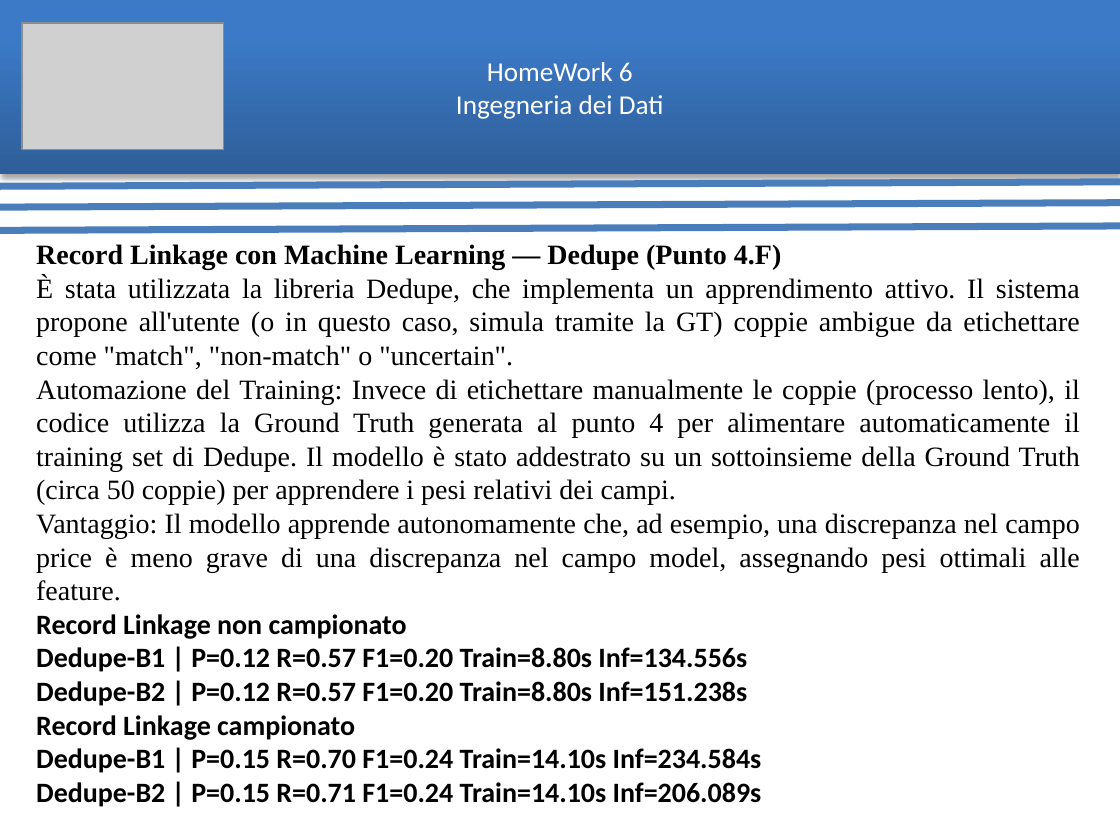
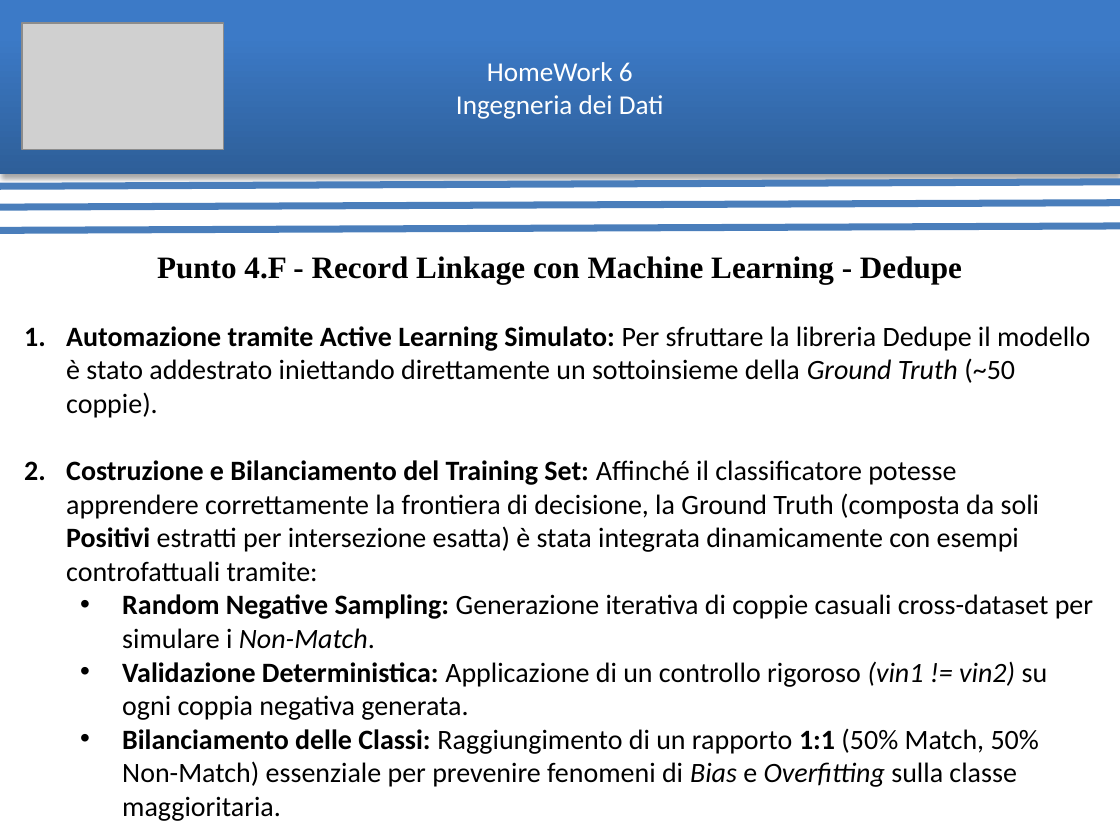
Before and after one commit to ArthexTheKing/Ingegneria-dei-Dati, a slide deck: slide 11 of Homework 6/pdf/Presentazione HomeWork 6.pptx (slide 10 before the commit). Drawn at 1120x840 pixels with LibreOffice and Linux fonts; fonts in the diff are those of the drawing; grey boxes stand for pictures. Boxes give left, top, right and bottom in pixels: in the first picture for what was removed or moved away, otherwise in the second. Text is boxed around its words. In the diff, an @@ line names an element or a change of style, - is before the commit and + after.

Commit message:
Update Presentazione

```diff
--- a/Homework 6/pdf/Presentazione HomeWork 6.pptx
+++ b/Homework 6/pdf/Presentazione HomeWork 6.pptx
@@ text at <box>66,256,1093,821</box>: text changed; font Times New Roman to Calibri @@
-Record Linkage con Machine Learning — Dedupe (Punto 4.F)
-È stata utilizzata la libreria Dedupe, che implementa un apprendimento attivo. Il sistema propone all'utente (o in questo caso, simula tramite la GT) coppie ambigue da etichettare come "match", "non-match" o "uncertain".
-Automazione del Training: Invece di etichettare manualmente le coppie (processo lento), il codice utilizza la Ground Truth generata al punto 4 per alimentare automaticamente il training set di Dedupe. Il modello è stato addestrato su un sottoinsieme della Ground Truth (circa 50 coppie) per apprendere i pesi relativi dei campi.
-Vantaggio: Il modello apprende autonomamente che, ad esempio, una discrepanza nel campo price è meno grave di una discrepanza nel campo model, assegnando pesi ottimali alle feature.
-Record Linkage non campionato
-Dedupe-B1 | P=0.12 R=0.57 F1=0.20 Train=8.80s Inf=134.556s
-Dedupe-B2 | P=0.12 R=0.57 F1=0.20 Train=8.80s Inf=151.238s
-Record Linkage campionato
-Dedupe-B1 | P=0.15 R=0.70 F1=0.24 Train=14.10s Inf=234.584s
-Dedupe-B2 | P=0.15 R=0.71 F1=0.24 Train=14.10s Inf=206.089s
+Punto 4.F - Record Linkage con Machine Learning - Dedupe
+1. Automazione tramite Active Learning Simulato: Per sfruttare la libreria Dedupe il modello è stato addestrato iniettando direttamente un sottoinsieme della Ground Truth (~50 coppie).
+2. Costruzione e Bilanciamento del Training Set: Affinché il classificatore potesse apprendere correttamente la frontiera di decisione, la Ground Truth (composta da soli Positivi estratti per intersezione esatta) è stata integrata dinamicamente con esempi controfattuali tramite:
+  • Random Negative Sampling: Generazione iterativa di coppie casuali cross-dataset per simulare i Non-Match.
+  • Validazione Deterministica: Applicazione di un controllo rigoroso (vin1 != vin2) su ogni coppia negativa generata.
+  • Bilanciamento delle Classi: Raggiungimento di un rapporto 1:1 (50% Match, 50% Non-Match) essenziale per prevenire fenomeni di Bias e Overfitting sulla classe maggioritaria.
```
Also in this commit, not shown: 9 other slides changed, 4 slides added, 3 slides removed, 1 other file.
